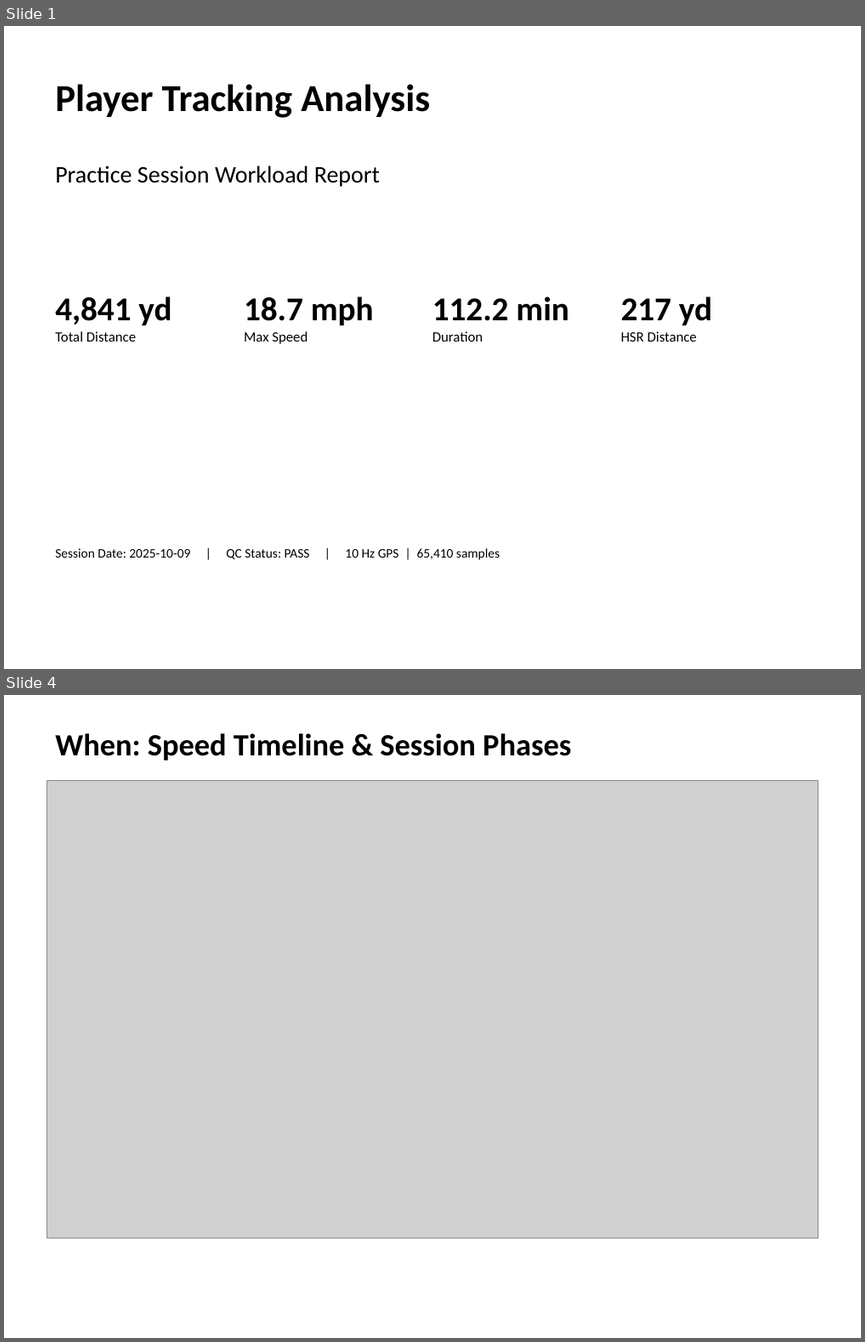
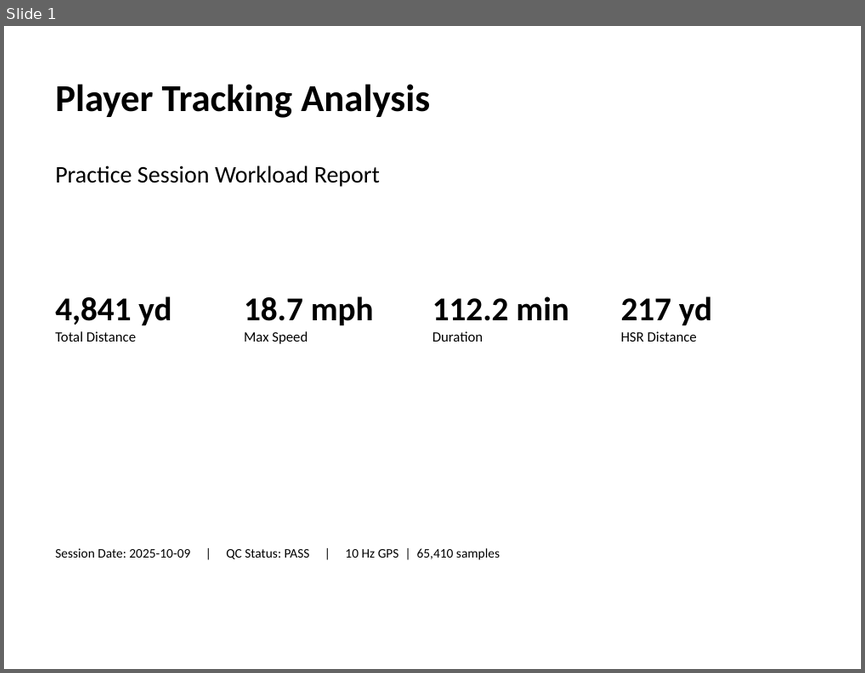
Before and after one commit to ghadfield32/browns_performance_science_fellowship, a slide deck: docs/deliverables/final/tracking_analysis_deliverable.pptx. Shown one above the other, each under a label of ours: slides 1 and 4 before the commit, slide 1 after it; the slides between them are not shown. The pictures are 865x1342 and 865x673 pixels, drawn with LibreOffice and Linux fonts; fonts in the diff are those of the drawing; grey boxes stand for pictures. Boxes give left, top, right and bottom in pixels: in the first picture for what was removed or moved away, otherwise in the second. Text is boxed around its words. In the diff, an @@ line names an element or a change of style, - is before the commit and + after.

```diff
--- a/docs/deliverables/final/tracking_analysis_deliverable.pptx
+++ b/docs/deliverables/final/tracking_analysis_deliverable.pptx
@@ slide 4 removed at (4, 695, 861, 1338), background #FFFFFF @@
@@ text removed at (55, 733, 571, 760) @@
-When: Speed Timeline & Session Phases
@@ picture removed at (46, 781, 818, 1238) @@
```
Also in this commit, not shown: 3 slides changed, 3 slides added, 2 other slides removed, 3 other files.
